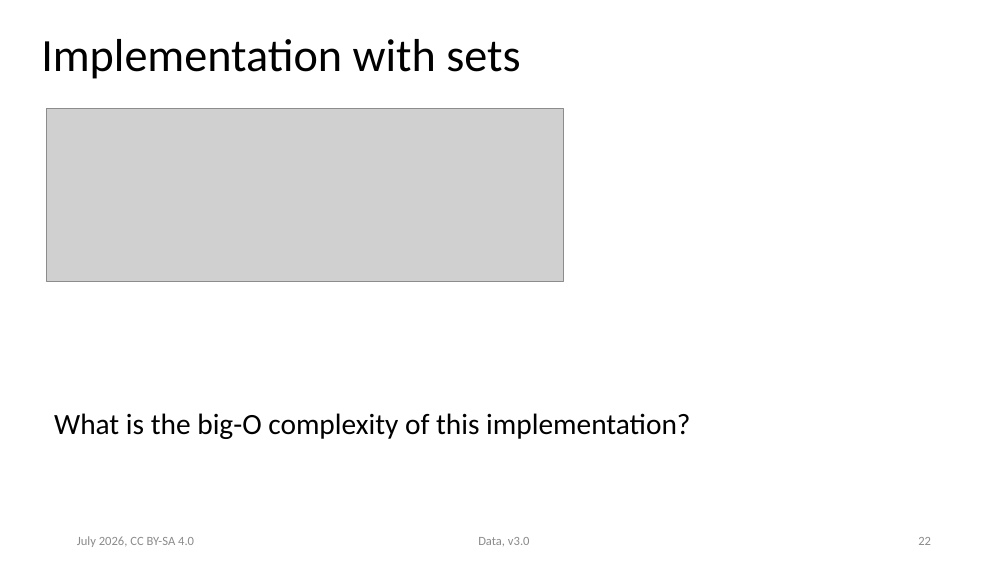
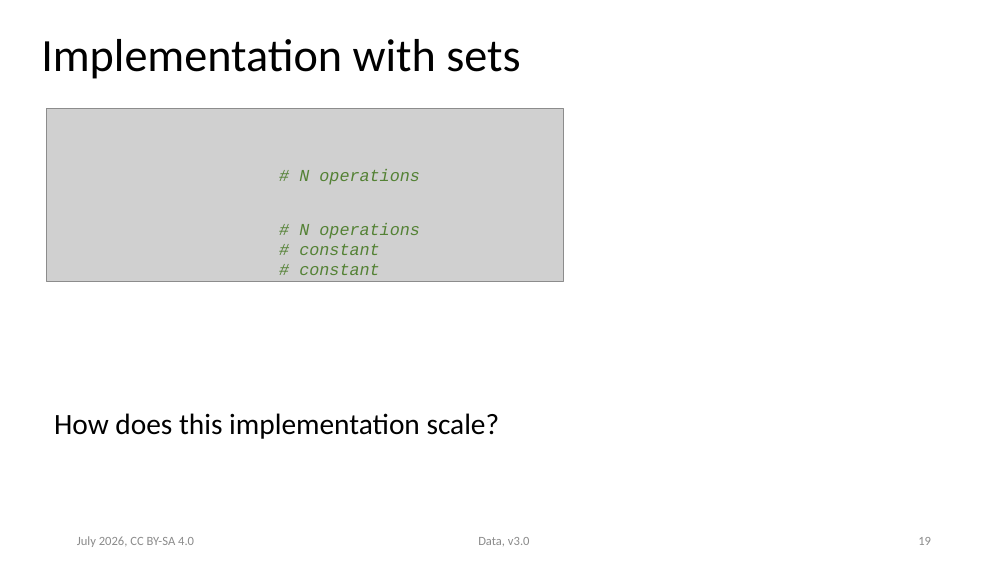
Before and after one commit to ASPP/data_class, a slide deck: slide 19 of data.pptx (slide 22 before the commit). Drawn at 1008x567 pixels with LibreOffice and Linux fonts; fonts in the diff are those of the drawing; grey boxes stand for pictures. Boxes give left, top, right and bottom in pixels: in the first picture for what was removed or moved away, otherwise in the second. Text is boxed around its words. In the diff, an @@ line names an element or a change of style, - is before the commit and + after.

```diff
--- a/data.pptx
+++ b/data.pptx
@@ text added at [299, 169, 420, 185], 16 pt, text #548235, italic @@
+# N operations
@@ text added at [299, 223, 420, 275], 16 pt, text #548235, italic @@
+# N operations
+# constant
+# constant
@@ text at [54, 413, 500, 439]: text changed @@
-What is the big-O complexity of this implementation?
+How does this implementation scale?
@@ page number at [918, 537, 931, 545]: text changed @@
-22
+19
```
Also in this commit, not shown: 12 other slides changed, 1 slide added, 2 slides removed, 3 other files.
